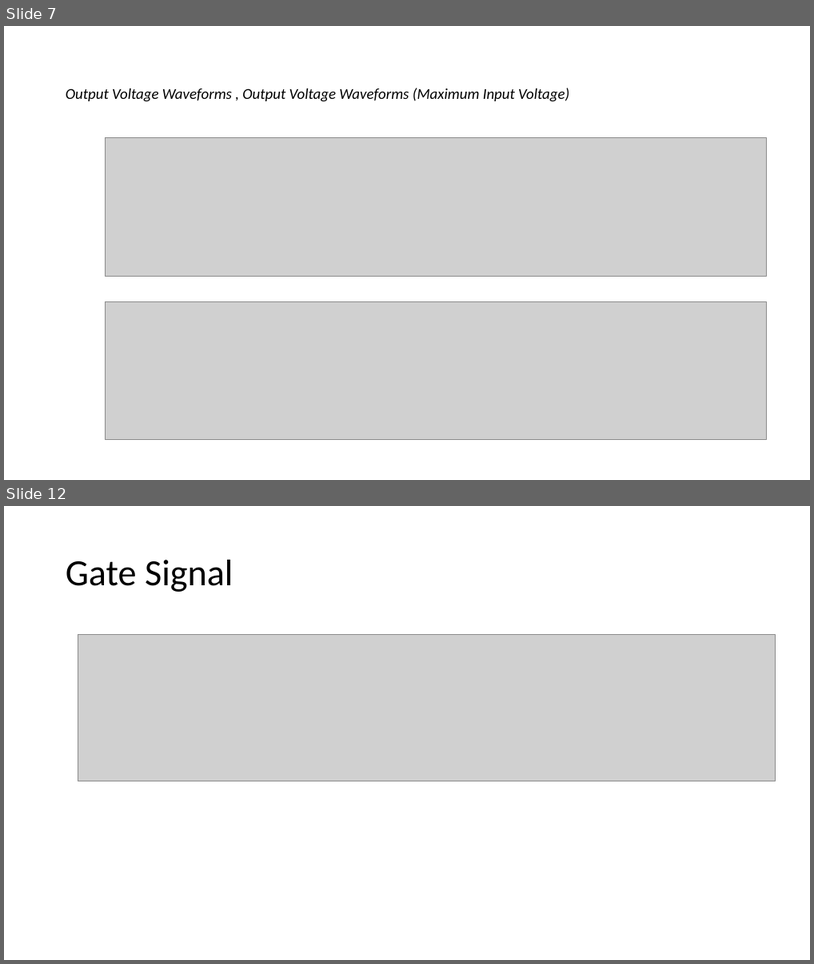
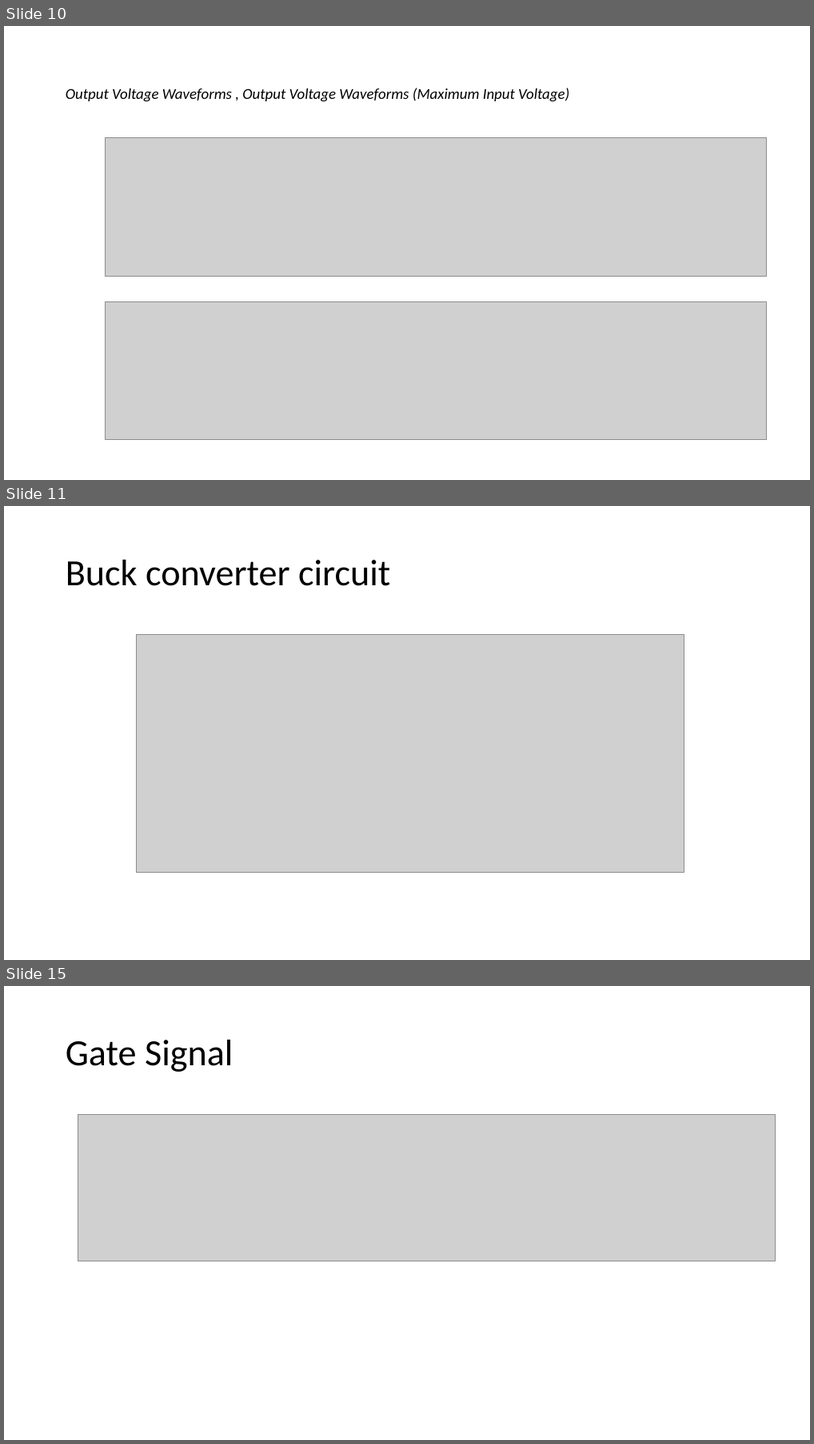
Before and after one commit to onurtoprak1/EE463_PROJECT, a slide deck: simulation_report/simu presentation.pptx. Shown one above the other, each under a label of ours: slides 7 and 12 before the commit, slides 10, 11 and 15 after it; the slides between them are not shown. The pictures are 814x964 and 814x1444 pixels, drawn with LibreOffice and Linux fonts; fonts in the diff are those of the drawing; grey boxes stand for pictures. Boxes give left, top, right and bottom in pixels: in the first picture for what was removed or moved away, otherwise in the second. Text is boxed around its words. In the diff, an @@ line names an element or a change of style, - is before the commit and + after.

```diff
--- a/simulation_report/simu presentation.pptx
+++ b/simulation_report/simu presentation.pptx
@@ slide 11 added at bbox=[4, 506, 810, 960], background #FFFFFF @@
@@ title added at bbox=[66, 560, 390, 586], 44 pt, text #000000 @@
+Buck converter circuit
@@ picture added at bbox=[137, 634, 684, 872] @@
@@ what was slide 7 is now slide 10 @@
@@ what was slide 12 is now slide 15 @@
```
Also in this commit, not shown: 3 slides changed, 6 other slides added, 2 slides removed.
